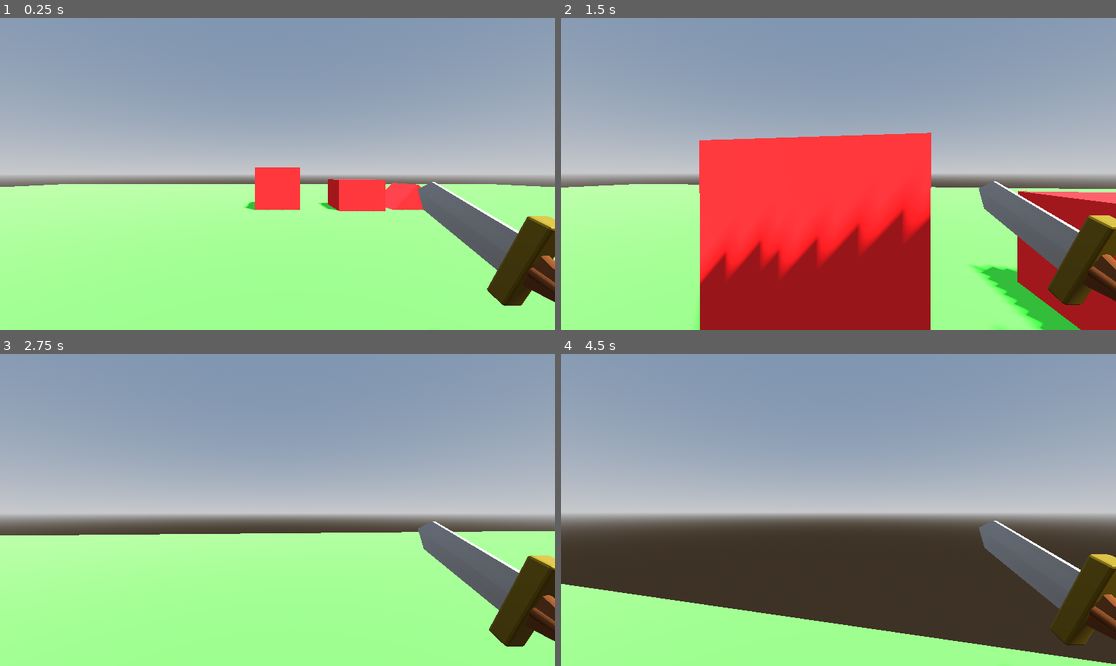
Above: before the commit, frames 1-4 (two rows, left to right).
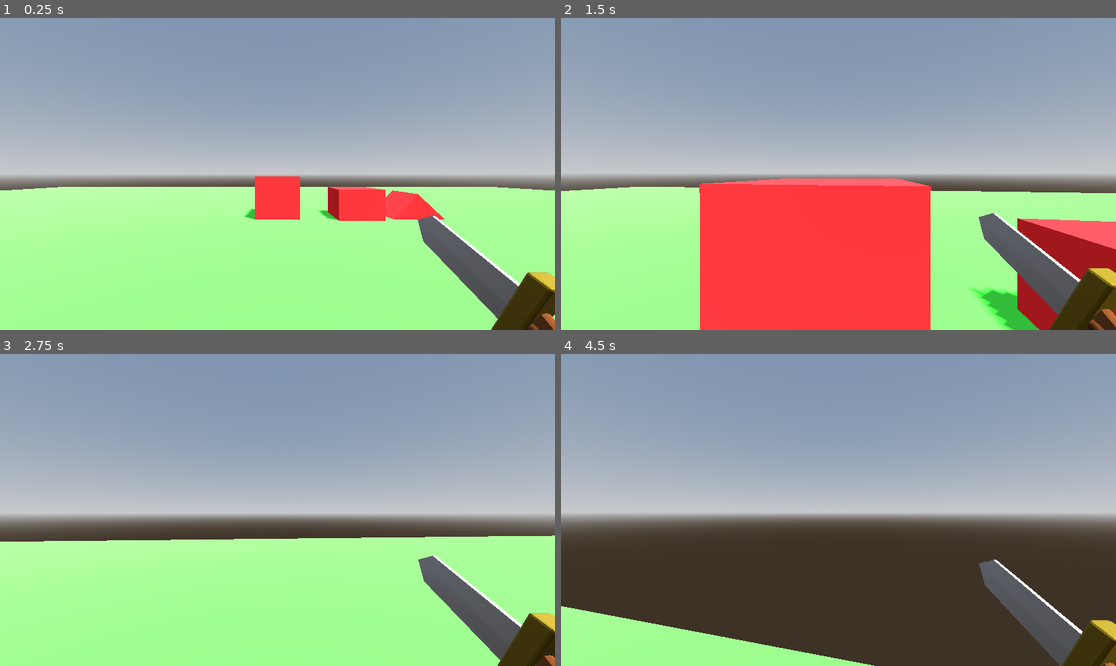
Above: after the commit, the same moments.

Repository: MrDragonMister/Raid_And_Rescue
Game: Godot game, scene res://node.tscn
The game is run twice, just before and just after one commit, with the same random seed, the same clock (stepped at 60 frames per second) and the same inputs.
Inputs (mouse positions are in pixels of both pictures, inside the frame that each line leads up to):
- Up to frame 1 (0.25 s): no input
- Up to frame 2 (1.5 s): tap Enter at 0.5 s; move the mouse to (866, 174) at 0.52 s; hold Shift (crouch) 0.53-1.28 s; hold W (move_forwards) from 0.53 s (still down); tap Space (jump) at 0.77 s; move the mouse to (810, 174) at 1.27 s; tap Shift (crouch) at 1.35 s
- Up to frame 3 (2.75 s): keep holding W (move_forwards); tap Space (jump) at 1.52 s; move the mouse to (288, 503) at 2.02 s; hold Shift (crouch) from 2.03 s (still down)
- Up to frame 4 (4.5 s): keep holding W (move_forwards); move the mouse to (832, 516) at 2.77 s; release Shift (crouch) at 2.78 s; tap Shift (crouch) at 2.85, 4.35 s; tap Space (jump) at 3.02, 3.77 s; move the mouse to (877, 513) at 3.52 s; hold Shift (crouch) 3.53-4.28 s; move the mouse to (794, 506) at 4.27 s

The runs differ from the first frame. In frame 1, 9.3% of the frame differs, in the area x 0-100%, y 47-100%; in frame 2, 29%, in the area x 0-100%, y 36-100%; in frame 3, 8.5%; in frame 4, 15%.

Commit message:
head bobbing

Diff:
--- a/Player.gd
+++ b/Player.gd
@@ -5,6 +5,11 @@
 const JUMP_VELOCITY = 6
 const SENSITIVITY = 0.003
 const AIR_SPEED = 5
+
+#headbob variables
+const BOB_FREQ = 2.0
+const BOB_AMP = 0.02
+var t_bob = 0.0
 
 @onready var player: CharacterBody3D = $"."
 @onready var head: Node3D = $Head
@@ -136,8 +141,14 @@
 			if is_on_floor():
 				velocity.x = move_toward(velocity.x, 0, SPEED)
 				velocity.z = move_toward(velocity.z, 0, SPEED)
-#			else:
-#				velocity.x = moving_direction.x
-#				velocity.z = moving_direction.z
+
+	#head bob
+	t_bob += delta * velocity.length() * float(is_on_floor())
+	camera1.transform.origin = _headbob(t_bob)
 
 	move_and_slide()
+
+func _headbob(time) -> Vector3:
+	var pos = Vector3.ZERO
+	pos.y = BOB_AMP * sin(time * BOB_FREQ)+0.3
+	return pos
--- a/player.tscn
+++ b/player.tscn
@@ -88,6 +88,7 @@
 
 [node name="Camera3D" type="Camera3D" parent="Head"]
 transform = Transform3D(1, 0, 0, 0, 0.479459, 0, 0, 0, 1, 0, 0.198522, 0)
+cull_mask = 1048573
 current = true
 
 [node name="Camera3DF" type="Camera3D" parent="Head"]
